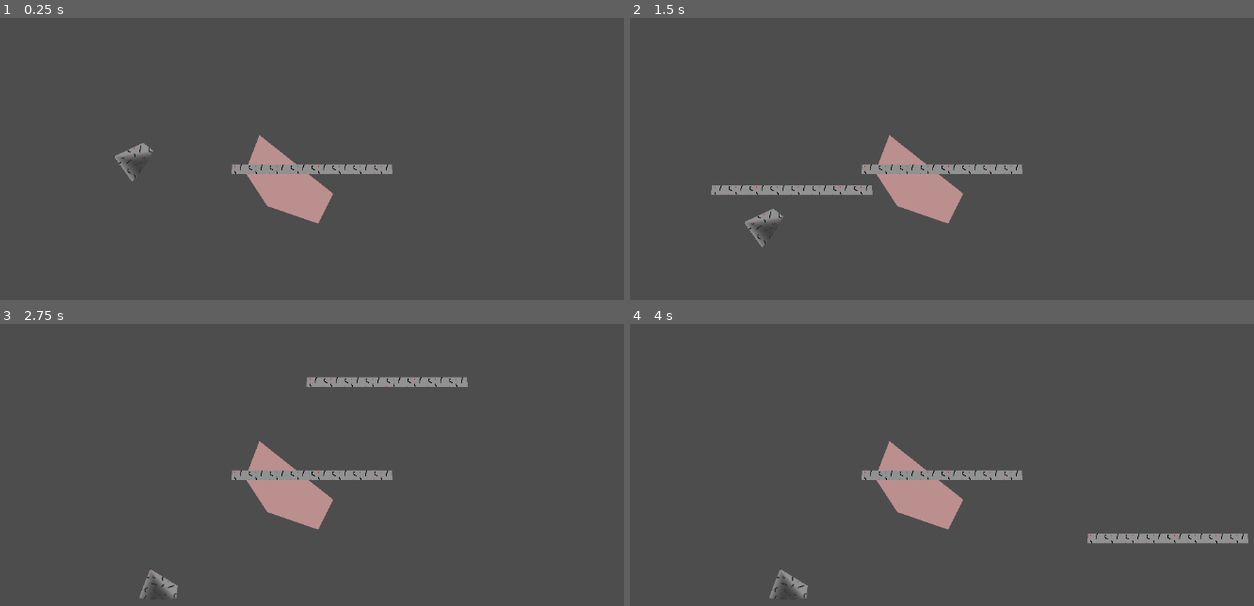
Above: before the commit, frames 1-4 (two rows, left to right).
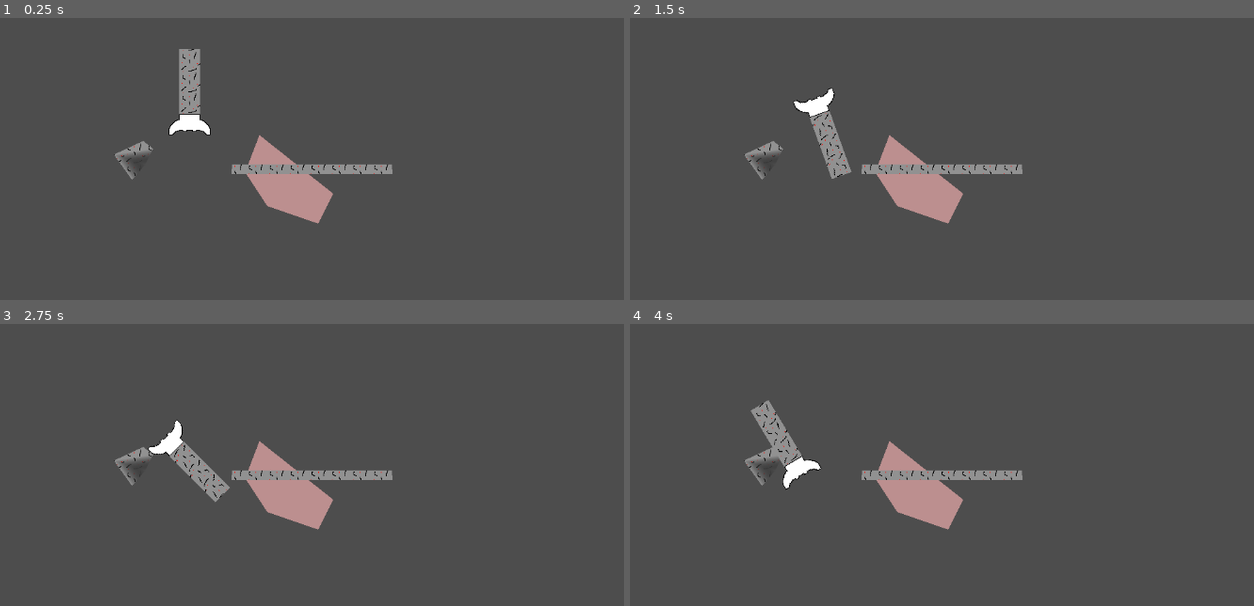
Above: after the commit, the same moments.

Repository: CWmain/SpaceJunkGame
Game: Godot game, scene res://Objects/Test_Scene.tscn
Two runs of this game, one before a commit and one after it. Both use one fixed random seed, a clock stepped at 60 frames per second and the inputs below.
Inputs (mouse positions are in pixels of both pictures, inside the frame that each line leads up to):
- Up to frame 1 (0.25 s): no input
- Up to frame 2 (1.5 s): move the mouse to (1085, 161) at 0.52 s; hold S (Stop, bound only after the commit) 0.53-1.28 s; hold D (TurnRight, bound only after the commit) from 0.53 s (still down); click (1085, 161) at 0.6 s; tap W (Accelerate, bound only after the commit) at 0.77, 1.07 s; move the mouse to (767, 204) at 1.27 s; tap S (Stop, bound only after the commit) at 1.35 s
- Up to frame 3 (2.75 s): tap W (Accelerate, bound only after the commit) at 1.52, 1.55, 1.82, 2.1 s; move the mouse to (361, 397) at 2.02 s; release D (TurnRight, bound only after the commit) at 2.03 s; hold A (TurnLeft, bound only after the commit) from 2.03 s (still down); click (361, 397) at 2.3 s
- Up to frame 4 (4 s): move the mouse to (879, 574) at 2.77 s; release A (TurnLeft, bound only after the commit) at 2.78 s; hold D (TurnRight, bound only after the commit) from 2.78 s (still down); click (879, 574) at 2.85 s; tap W (Accelerate, bound only after the commit) at 3.02, 3.32, 3.77, 3.8 s; tap S (Stop, bound only after the commit) at 3.05 s; move the mouse to (1141, 552) at 3.52 s; hold S (Stop, bound only after the commit) from 3.53 s (still down)

The runs differ from the first frame. In frame 1, 1.2% of the frame differs, in the area x 18-34%, y 11-58%; in frame 2, 2.4%, in the area x 12-39%, y 25-82%; in frame 3, 2.4%; in frame 4, 2.4%.

Commit message:
Created prefab for the rocket player with basic rotation and controls, still need to add in the cutting ability. I have decided to have non rotating asteroids but have a rotating rocket laser. I will have to see how challenging preforming the cut operation will be

Diff:
--- a/Objects/Cutter.gd
+++ b/Objects/Cutter.gd
@@ -9,4 +9,4 @@
 
 # Called every frame. 'delta' is the elapsed time since the previous frame.
 func _process(delta):
-	self.position = get_global_mouse_position();
+	pass#self.position = get_global_mouse_position();
--- a/Objects/Test_Scene.gd
+++ b/Objects/Test_Scene.gd
@@ -14,7 +14,8 @@
 
 	for overlapping in intersection:
 		var intersection_polygon = Polygon2D.new()
-		print(overlapping)
+
+
 		intersection_polygon.transform = to_cut.transform
 		intersection_polygon.color = Color.ROSY_BROWN
 		intersection_polygon.set_polygon(overlapping)
@@ -34,7 +35,7 @@
 		return
 
 	if Input.is_action_just_pressed("PlacePoint"):
-		print('drew')
+
 		var dist_to_last_point = 0
 
 		cut_line.add_point(mouse_pos)
@@ -52,7 +53,7 @@
 
 func complete_shape():
 	var dist = cut_line.points[0].distance_to(cut_line.points[-1])
-	prints("dist", dist)
+
 
 	if len(cut_line.points) > 1:
 		print("shape complete!")
@@ -72,12 +73,12 @@
 
 func move_cut():
 	if Input.is_action_just_pressed("PlacePoint"):
-		print("Pressed")
+
 		for entity in cutting_tool.get_overlapping_bodies():
 			var tc1 : PackedVector2Array = entity.get_child(0).polygon.duplicate()
 			for i in range(tc1.size()):
 
-				tc1[i] *= cos(entity.rotation)
+				#tc1[i] *= cos(entity.rotation)
 				tc1[i] += entity.position
 
 
@@ -97,7 +98,3 @@
 				intersection_polygon.color = Color.ROSY_BROWN
 				intersection_polygon.set_polygon(overlapping)
 				get_tree().get_root().add_child(intersection_polygon)
-
-
-func _on_cutting_tool_body_entered(body):
-	print("worrrk")
--- a/Objects/Test_Scene.tscn
+++ b/Objects/Test_Scene.tscn
@@ -1,8 +1,9 @@
-[gd_scene load_steps=5 format=3 uid="uid://n468ffa12goh"]
+[gd_scene load_steps=6 format=3 uid="uid://n468ffa12goh"]
 
 [ext_resource type="Script" path="res://Objects/Test_Scene.gd" id="1_gvyoo"]
 [ext_resource type="Texture2D" uid="uid://vc30gqw53emc" path="res://Sprites/AsteroidTexture.png" id="2_dhefl"]
 [ext_resource type="Script" path="res://Objects/Cutter.gd" id="3_3ngli"]
+[ext_resource type="PackedScene" uid="uid://dyn3wc664s0kq" path="res://Objects/player_rocket/player_rocket.tscn" id="4_5qqnx"]
 
 [sub_resource type="RectangleShape2D" id="RectangleShape2D_0fm31"]
 size = Vector2(109.7, 20)
@@ -26,7 +27,7 @@
 position = Vector2(-218, -30)
 collision_layer = 3
 collision_mask = 3
-gravity_scale = 0.1
+gravity_scale = 0.0
 
 [node name="CollisionPolygon2D" type="CollisionPolygon2D" parent="Asteroid"]
 polygon = PackedVector2Array(-20, 24, -48, -15, -3, -36, 12, -24)
@@ -59,4 +60,7 @@
 [node name="CollisionPolygon2D" type="CollisionPolygon2D" parent="CuttingTool"]
 polygon = PackedVector2Array(-85, -30, 160, -30, 161, -15, -86, -15)
 
+[node name="PlayerRocket" parent="." instance=ExtResource("4_5qqnx")]
+position = Vector2(-150, -107)
+
 [connection signal="body_entered" from="CuttingTool" to="." method="_on_cutting_tool_body_entered"]
--- /dev/null
+++ b/Objects/player_rocket/player_rocket.gd
@@ -0,0 +1,37 @@
+extends CharacterBody2D
+
+
+const SPEED = 300.0
+const STOP_SPEED = 300.0
+const ROTATION_SPEED = PI/64
+const JUMP_VELOCITY = -100.0
+
+# Get the gravity from the project settings to be synced with RigidBody nodes.
+var gravity = ProjectSettings.get_setting("physics/2d/default_gravity")
+
+
+func _physics_process(delta):
+	# Add the drag.
+	#if not is_on_floor():
+	#	velocity.y += gravity * delta
+
+	# Handle jump.
+	if Input.is_action_just_pressed("Accelerate"):
+		velocity.y = JUMP_VELOCITY
+		velocity.x = 0
+		velocity = velocity.rotated(rotation)
+
+	if Input.is_action_pressed("Stop"):
+		velocity.x = move_toward(velocity.x, 0, STOP_SPEED)
+		velocity.y = move_toward(velocity.y, 0, STOP_SPEED)
+
+	# Get the input direction and handle the movement/deceleration.
+	# As good practice, you should replace UI actions with custom gameplay actions.
+
+	var rot = Input.get_axis("TurnLeft", "TurnRight")
+	print(rot)
+	if rot:
+		rotate(rot * ROTATION_SPEED)
+
+
+	move_and_slide()
--- /dev/null
+++ b/Objects/player_rocket/player_rocket.tscn
@@ -0,0 +1,33 @@
+[gd_scene load_steps=5 format=3 uid="uid://dyn3wc664s0kq"]
+
+[ext_resource type="Script" path="res://Objects/player_rocket/player_rocket.gd" id="1_cbxua"]
+[ext_resource type="Texture2D" uid="uid://crjg8kcry5dxr" path="res://Sprites/TempRocket.png" id="1_jlamr"]
+[ext_resource type="Texture2D" uid="uid://vc30gqw53emc" path="res://Sprites/AsteroidTexture.png" id="3_smh8x"]
+
+[sub_resource type="RectangleShape2D" id="RectangleShape2D_78i1v"]
+size = Vector2(64, 32)
+
+[node name="PlayerRocket" type="CharacterBody2D"]
+motion_mode = 1
+script = ExtResource("1_cbxua")
+
+[node name="CollisionShape2D" type="CollisionShape2D" parent="."]
+position = Vector2(0, 16)
+shape = SubResource("RectangleShape2D_78i1v")
+
+[node name="TempRocket" type="Sprite2D" parent="."]
+position = Vector2(0, 16)
+texture = ExtResource("1_jlamr")
+
+[node name="CuttingTool" type="Area2D" parent="."]
+position = Vector2(-16, 0)
+collision_layer = 2
+collision_mask = 2
+
+[node name="Cutter" type="Polygon2D" parent="CuttingTool"]
+texture_repeat = 2
+texture = ExtResource("3_smh8x")
+polygon = PackedVector2Array(32, -100, 0, -100, 0, 0, 32, 0)
+
+[node name="CollisionPolygon2D" type="CollisionPolygon2D" parent="CuttingTool"]
+polygon = PackedVector2Array(32, -100, 0, -100, 0, 0, 32, 0)
--- a/project.godot
+++ b/project.godot
@@ -22,8 +22,37 @@
 "events": [Object(InputEventMouseButton,"resource_local_to_scene":false,"resource_name":"","device":-1,"window_id":0,"a …(256 unchanged characters)…
 ]
 }
+TurnLeft={
+"deadzone": 0.5,
+"events": [Object(InputEventKey,"resource_local_to_scene":false,"resource_name":"","device":-1,"window_id":0,"alt_pressed":false,"shift_pressed":false,"ctrl_pressed":false,"meta_pressed":false,"pressed":false,"keycode":0,"physical_keycode":65,"key_label":0,"unicode":97,"echo":false,"script":null)
+]
+}
+TurnRight={
+"deadzone": 0.5,
+"events": [Object(InputEventKey,"resource_local_to_scene":false,"resource_name":"","device":-1,"window_id":0,"alt_pressed":false,"shift_pressed":false,"ctrl_pressed":false,"meta_pressed":false,"pressed":false,"keycode":0,"physical_keycode":68,"key_label":0,"unicode":100,"echo":false,"script":null)
+]
+}
+Accelerate={
+"deadzone": 0.5,
+"events": [Object(InputEventKey,"resource_local_to_scene":false,"resource_name":"","device":-1,"window_id":0,"alt_pressed":false,"shift_pressed":false,"ctrl_pressed":false,"meta_pressed":false,"pressed":false,"keycode":0,"physical_keycode":87,"key_label":0,"unicode":119,"echo":false,"script":null)
+]
+}
+Stop={
+"deadzone": 0.5,
+"events": [Object(InputEventKey,"resource_local_to_scene":false,"resource_name":"","device":-1,"window_id":0,"alt_pressed":false,"shift_pressed":false,"ctrl_pressed":false,"meta_pressed":false,"pressed":false,"keycode":0,"physical_keycode":83,"key_label":0,"unicode":115,"echo":false,"script":null)
+]
+}
+Cut={
+"deadzone": 0.5,
+"events": [Object(InputEventMouseButton,"resource_local_to_scene":false,"resource_name":"","device":-1,"window_id":0,"alt_pressed":false,"shift_pressed":false,"ctrl_pressed":false,"meta_pressed":false,"button_mask":1,"position":Vector2(95, 17),"global_position":Vector2(99, 58),"factor":1.0,"button_index":1,"canceled":false,"pressed":true,"double_click":false,"script":null)
+]
+}
 
 [layer_names]
 
 2d_physics/layer_1="Physics"
 2d_physics/layer_2="CutLayer"
+
+[rendering]
+
+textures/canvas_textures/default_texture_filter=0
Binary file added: Sprites/TempRocket.png
Not shown, added: Sprites/TempRocket.png.import
